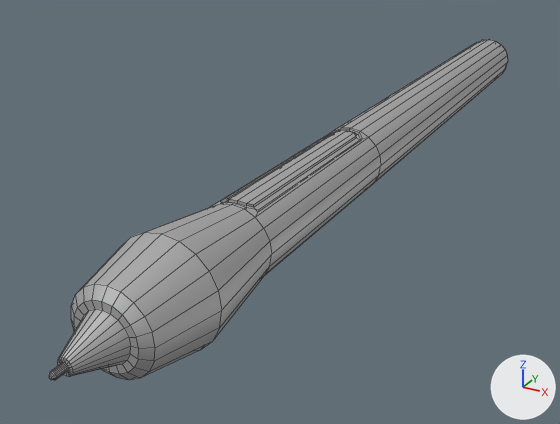
One commit to the FBX model Assets/_Vowgan/Models/Stylus.fbx: the scene before it, then after it.
One viewpoint serves both versions: a 50 mm lens placed at (0.0544, -0.0506, 0.0492), pointed at (-0.0126, 0.0712, -0.0116). Arrows for +X, +Y and +Z are at lower right; the lights stay in place. Mesh edges are drawn as thin lines. Where no turn or scale is listed for an object, it has been applied to the vertices.

Names of what the first picture shows: 'Stylus'.
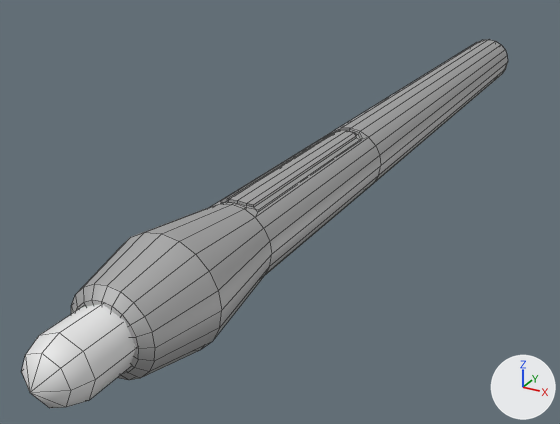
Commit message: New Stylus

What differs and where, as boxes (x1, y1, x2, y2) in the pictures (560 x 424 px):
'Tip', added
    after: (21, 304, 136, 408)

Diff of the bpy script that builds the scene:
```diff
--- a/Assets/_Vowgan/Models/Stylus.fbx.py
+++ b/Assets/_Vowgan/Models/Stylus.fbx.py
@@ me_cylinder @@
+me_cylinder.from_pydata(...)  # 115 vertices, 104 faces; spans x -0.0044..0.0044, y -0.0052..0.1, z -0.0044..0.0044
@@ ob_tip @@
+ob_tip = bpy.data.objects.new('Tip', me_cylinder)
+ob_tip.location = (0.0, 0.0, 0.0)
```
